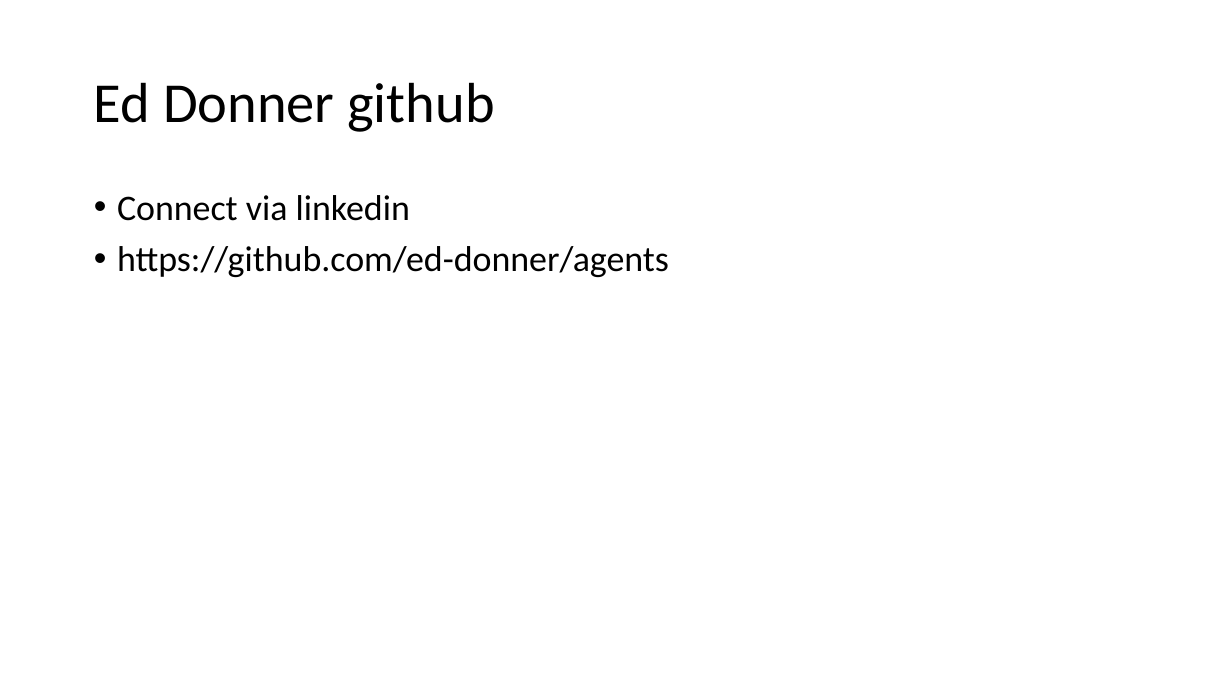
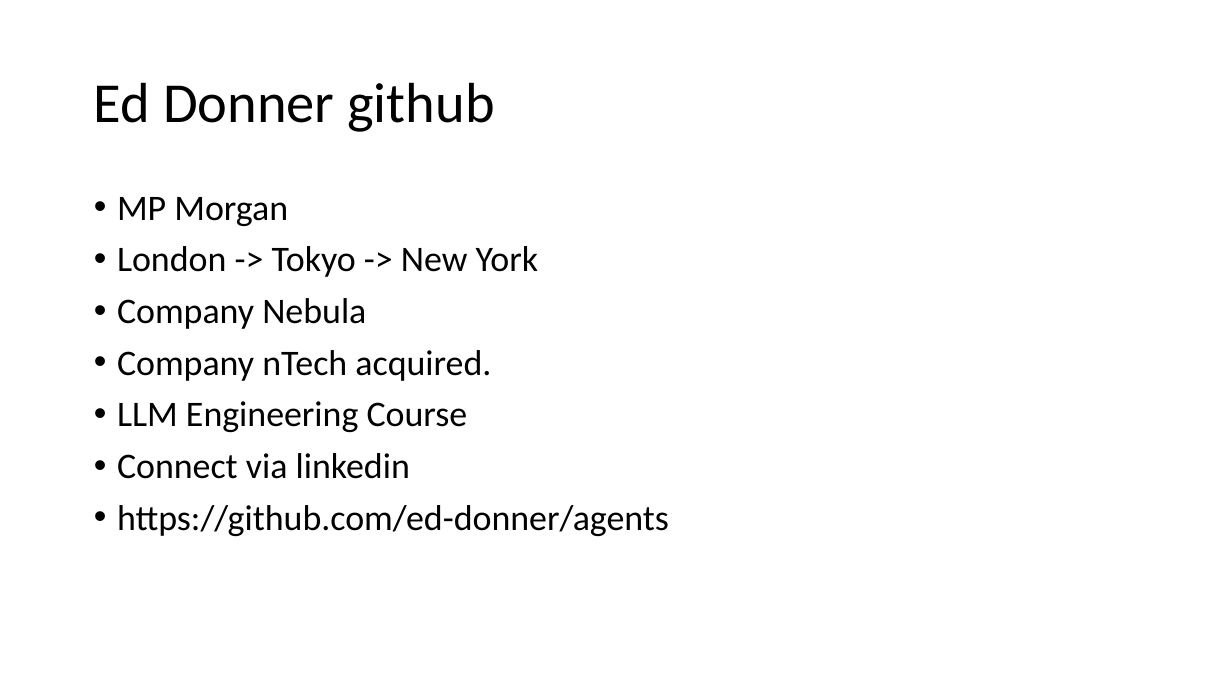
Before and after one commit to kindaichinisan/agents, a slide deck: slide 9 of wj_folder/AI Engineer Agentic Track.pptx (slide 5 before the commit). Drawn at 1232x693 pixels with LibreOffice and Linux fonts; fonts in the diff are those of the drawing. Boxes give left, top, right and bottom in pixels: in the first picture for what was removed or moved away, otherwise in the second. Text is boxed around its words. In the diff, an @@ line names an element or a change of style, - is before the commit and + after.

```diff
--- a/wj_folder/AI Engineer Agentic Track.pptx
+++ b/wj_folder/AI Engineer Agentic Track.pptx
@@ text at [117, 197, 539, 432]: paragraphs added @@
+• MP Morgan
+• London -> Tokyo -> New York
+• Company Nebula
+• Company nTech acquired.
+• LLM Engineering Course
```
Also in this commit, not shown: 3 other slides changed, 11 slides added, 2 other files.
